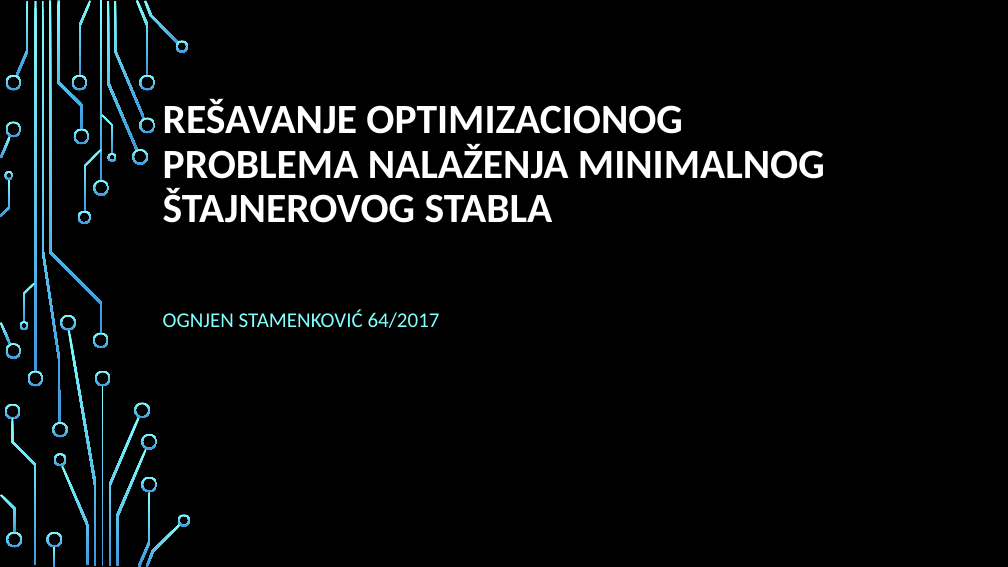
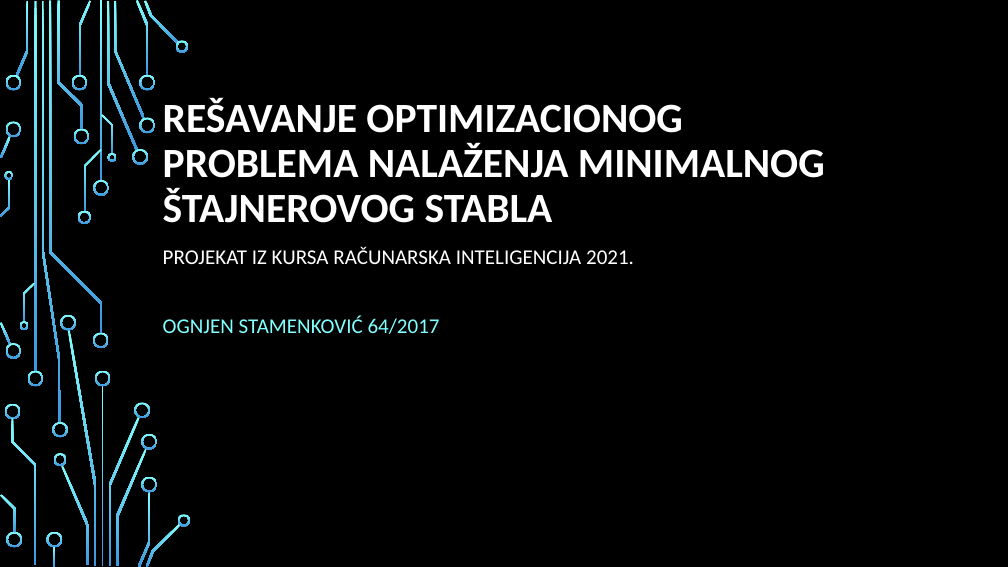
Before and after one commit to ogimatf/RI-Min-Steiner-Tree, a slide deck: slide 1 of Ognjen Stamenkovic - Minimum Steiner Tree.pptx. Drawn at 1008x567 pixels with LibreOffice and Linux fonts; fonts in the diff are those of the drawing; background and template pictures are left out. Boxes give left, top, right and bottom in pixels: in the first picture for what was removed or moved away, otherwise in the second. Text is boxed around its words. In the diff, an @@ line names an element or a change of style, - is before the commit and + after.

```diff
--- a/Ognjen Stamenkovic - Minimum Steiner Tree.pptx
+++ b/Ognjen Stamenkovic - Minimum Steiner Tree.pptx
@@ text added at [163,247,634,264], 20 pt, text #FFFFFF @@
+PROJEKAT IZ KURSA RAČUNARSKA INTELIGENCIJA 2021.
@@ subtitle "OGNJEN STAMENKOVIĆ 64/2017": place and size @@
-subtitle "OGNJEN STAMENKOVIĆ 64/2017" at [163,310,440,328]
+subtitle "OGNJEN STAMENKOVIĆ 64/2017" at [163,315,440,334]
```
Also in this commit, not shown: 1 other slide changed, 4 other files.
